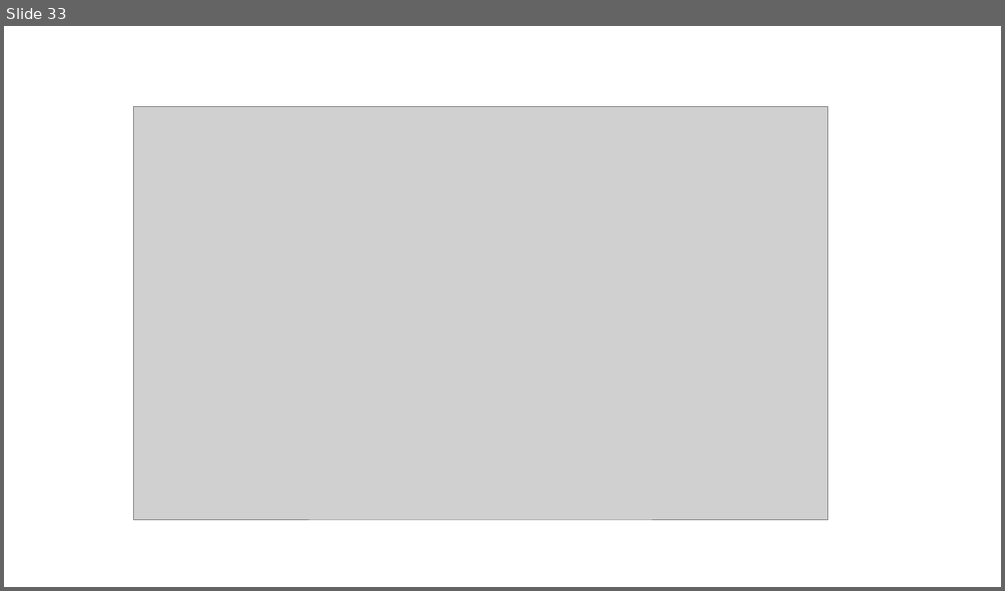
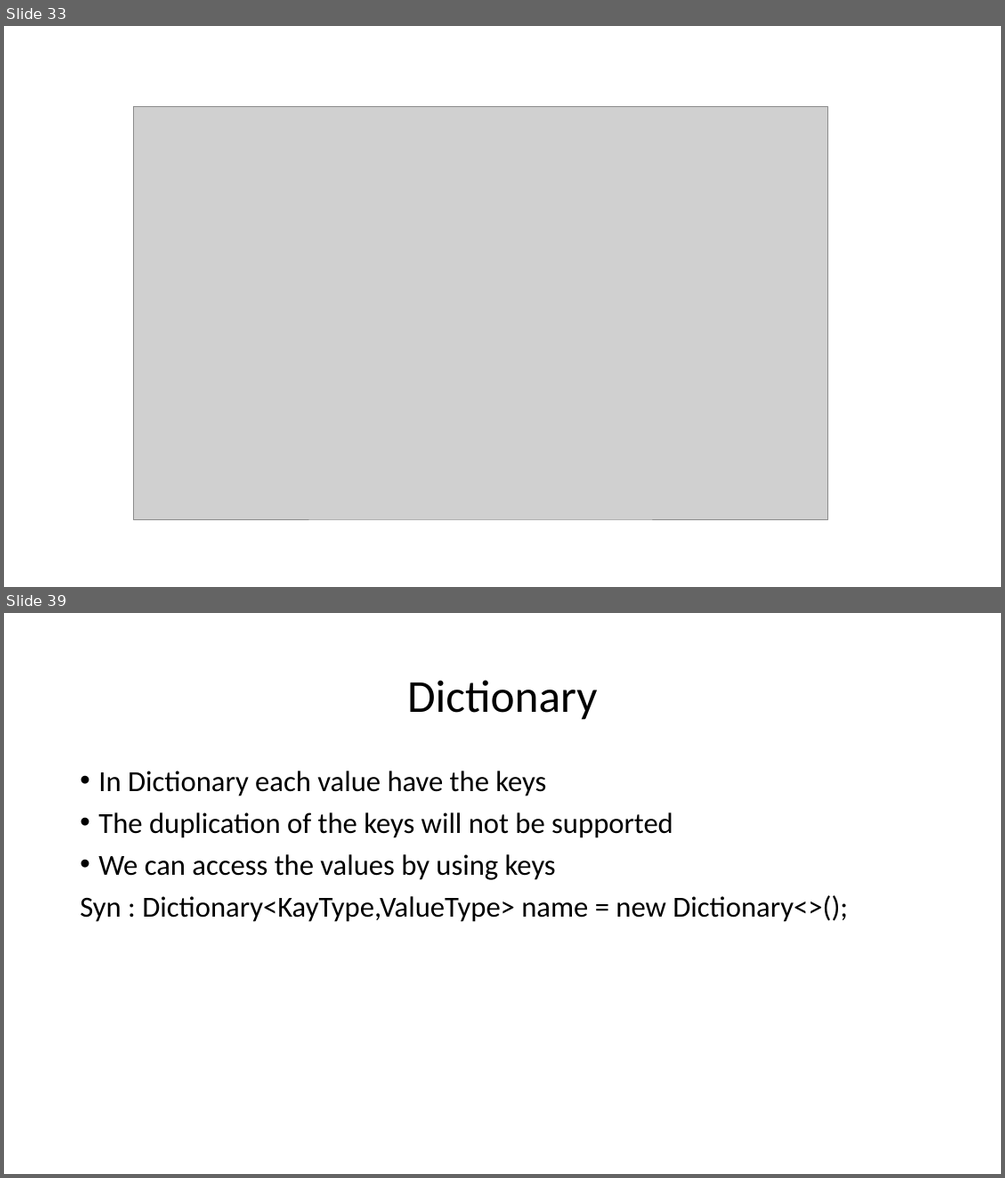
Before and after one commit to MadhuSudhan-Gangumolu/ppt, a slide deck: c#.pptx. Shown one above the other, each under a label of ours: slide 33 before the commit, slides 33 and 39 after it; the slides between them are not shown. The pictures are 1005x591 and 1005x1178 pixels, drawn with LibreOffice and Linux fonts; fonts in the diff are those of the drawing; grey boxes stand for pictures. Boxes give left, top, right and bottom in pixels: in the first picture for what was removed or moved away, otherwise in the second. Text is boxed around its words. In the diff, an @@ line names an element or a change of style, - is before the commit and + after.

```diff
--- a/c#.pptx
+++ b/c#.pptx
@@ slide 39 added at (4, 613, 1001, 1174), background #FFFFFF @@
@@ title added at (407, 680, 597, 720), 44 pt, text #000000 @@
+Dictionary
@@ text added at (80, 771, 848, 922), 28 pt, text #000000 @@
+• In Dictionary each value have the keys
+• The duplication of the keys will not be supported
+• We can access the values by using keys
+Syn : Dictionary<KayType,ValueType> name = new Dictionary<>();
```
Also in this commit, not shown: 7 other slides added, 1 slide removed.
